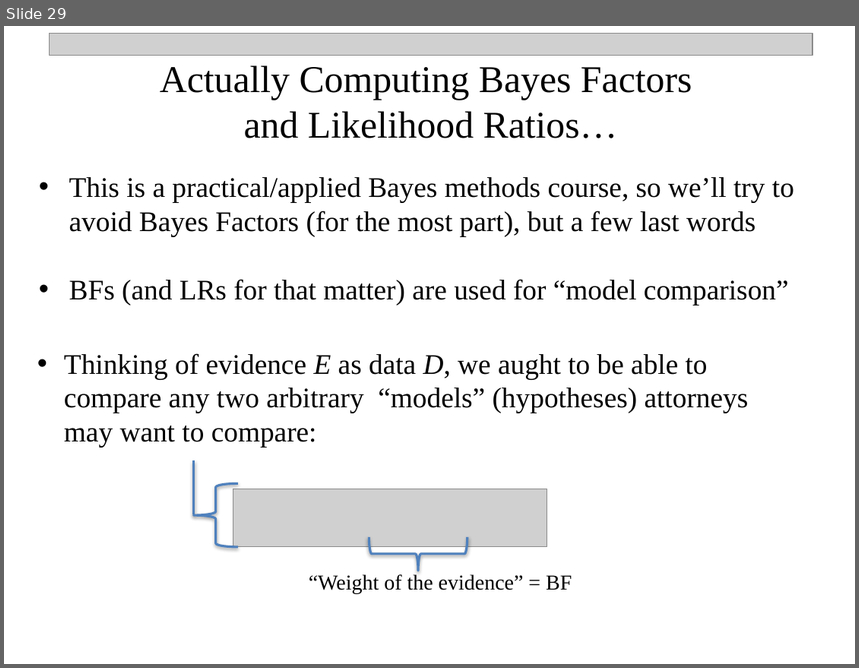
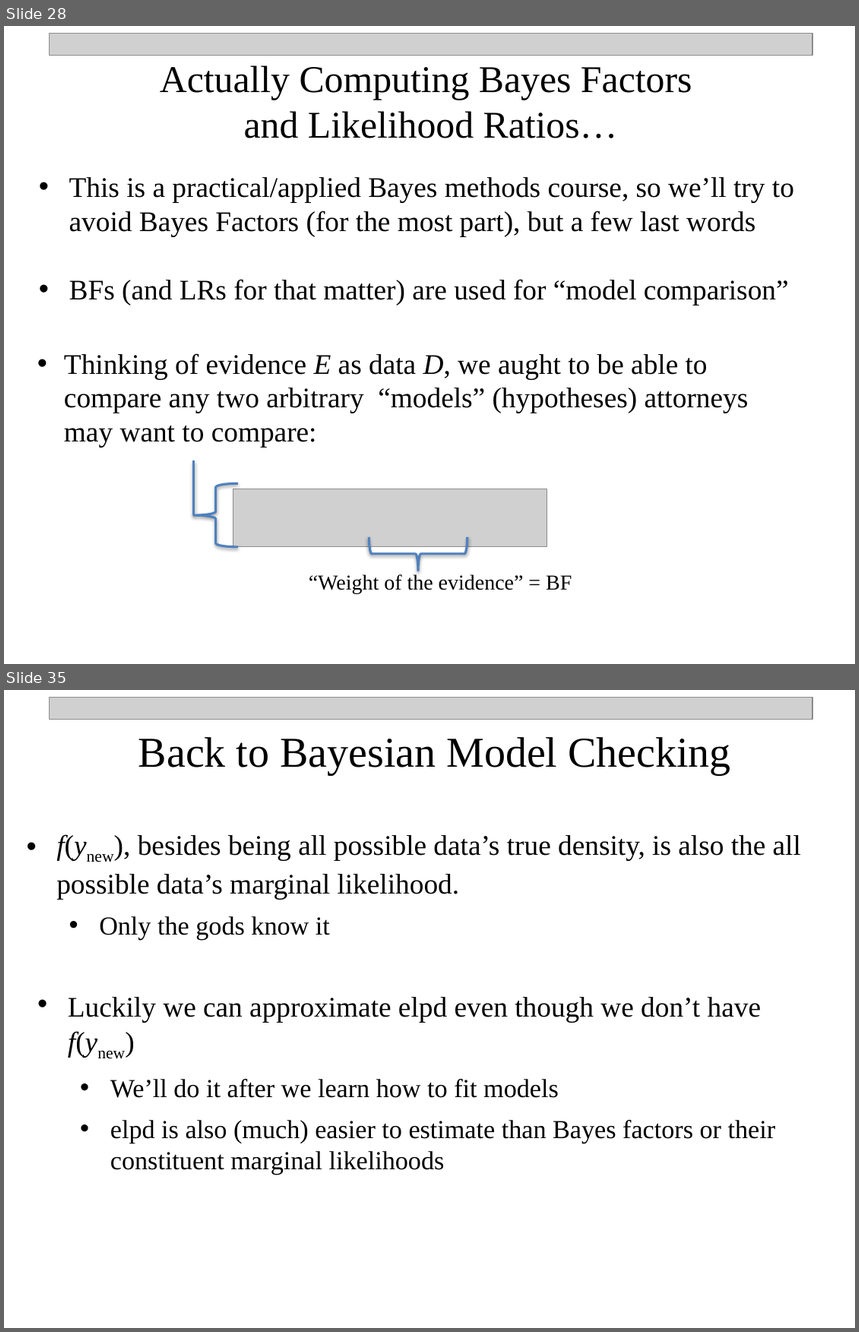
Before and after one commit to npetraco/MAT302, a slide deck: Notes/1_Intro_Bayesian_Perspectives.pptx. Shown one above the other, each under a label of ours: slide 29 before the commit, slides 28 and 35 after it; the slides between them are not shown. The pictures are 859x668 and 859x1332 pixels, drawn with LibreOffice and Linux fonts; fonts in the diff are those of the drawing; grey boxes stand for pictures. Boxes give left, top, right and bottom in pixels: in the first picture for what was removed or moved away, otherwise in the second. Text is boxed around its words. In the diff, an @@ line names an element or a change of style, - is before the commit and + after.

```diff
--- a/Notes/1_Intro_Bayesian_Perspectives.pptx
+++ b/Notes/1_Intro_Bayesian_Perspectives.pptx
@@ slide 35 added at [4,690,855,1328], background #FFFFFF @@
@@ picture added at [49,697,813,719] @@
@@ text added at [139,737,731,775], 36 pt, text #000000 @@
+Back to Bayesian Model Checking
@@ text added at [56,834,801,940], 24 pt, text #000000 @@
+• f(ynew), besides being all possible data’s true density, is also the all possible data’s marginal likelihood.
+  • Only the gods know it
@@ text added at [68,997,776,1175], 22 pt, text #000000 @@
+• Luckily we can approximate elpd even though we don’t have f(ynew)
+  • We’ll do it after we learn how to fit models
+  • elpd is also (much) easier to estimate than Bayes factors or their constituent marginal likelihoods
@@ what was slide 29 is now slide 28 @@
```
Also in this commit, not shown: 8 slides changed.
